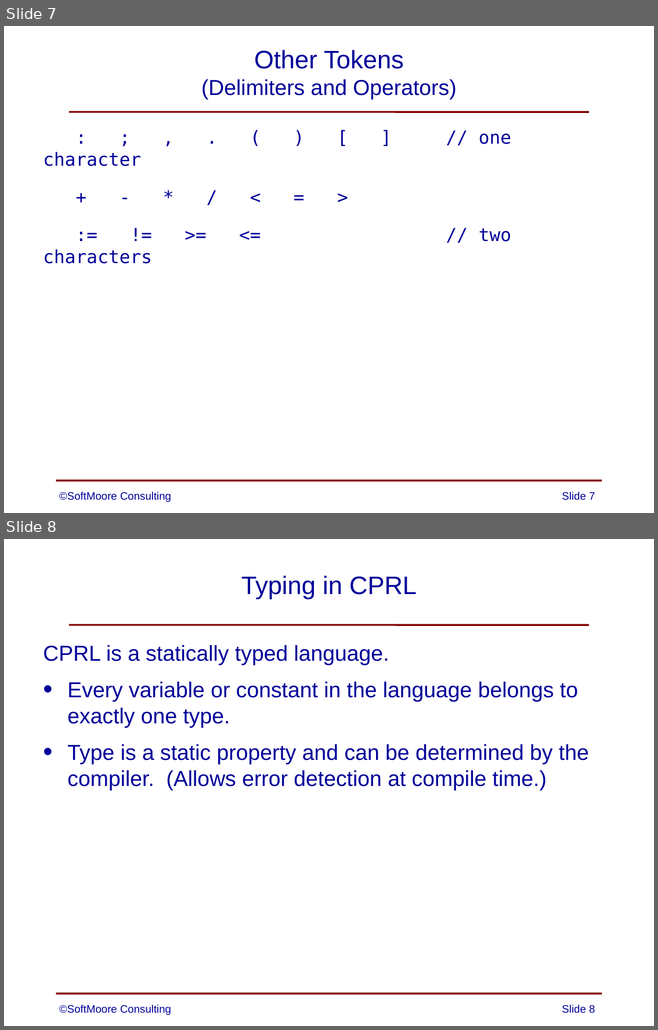
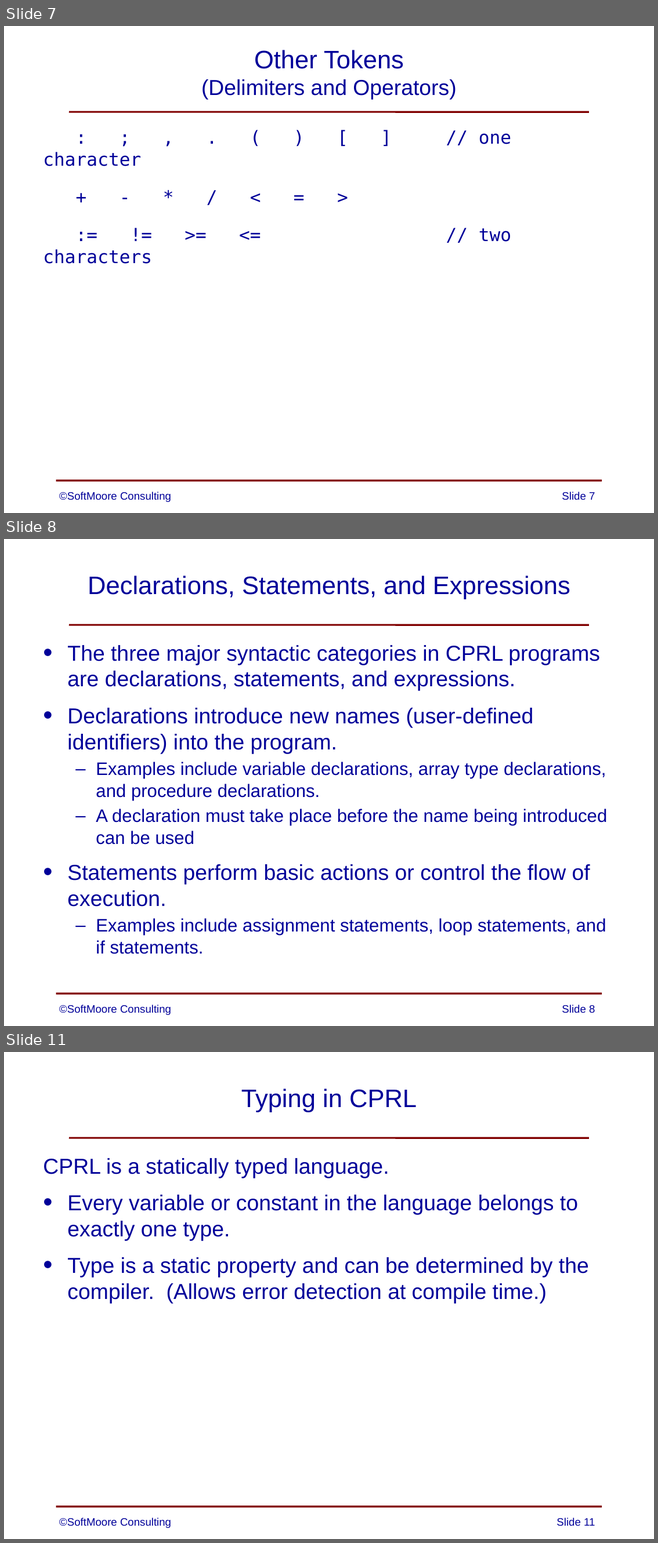
Before and after one commit to SoftMoore/CPRL, a slide deck: PowerPoint Slides/04 - Definition of CPRL.pptx. Shown one above the other, each under a label of ours: slides 7 and 8 before the commit, slides 7, 8 and 11 after it; the slides between them are not shown. The pictures are 658x1030 and 658x1543 pixels, drawn with LibreOffice and Linux fonts; fonts in the diff are those of the drawing. Boxes give left, top, right and bottom in pixels: in the first picture for what was removed or moved away, otherwise in the second. Text is boxed around its words. In the diff, an @@ line names an element or a change of style, - is before the commit and + after.

```diff
--- a/PowerPoint Slides/04 - Definition of CPRL.pptx
+++ b/PowerPoint Slides/04 - Definition of CPRL.pptx
@@ slide 8 added at [4,539,654,1026], background #FFFFFF; not listed: 2 template elements that a slide beside it also shows @@
@@ title added at [88,576,570,599], 28 pt, text #000099 @@
+Declarations, Statements, and Expressions
@@ text added at [67,645,607,954], 24 pt, text #000099 @@
+• The three major syntactic categories in CPRL programs are declarations, statements, and expressions.
+• Declarations introduce new names (user-defined identifiers) into the program.
+  – Examples include variable declarations, array type declarations, and procedure declarations.
+  – A declaration must take place before the name being introduced can be used
+• Statements perform basic actions or control the flow of execution.
+  – Examples include assignment statements, loop statements, and if statements.
@@ text added at [59,1005,171,1015], 12 pt, text #000099 @@
+©SoftMoore Consulting
@@ page number added at [561,1005,594,1013], 12 pt, text #000099 @@
+Slide 8
@@ what was slide 8 is now slide 11 @@
@@ page number at [556,1518,594,1526]: text changed @@
-Slide 8
+Slide 11
```
Also in this commit, not shown: 2 other slides added, 3 other files.
